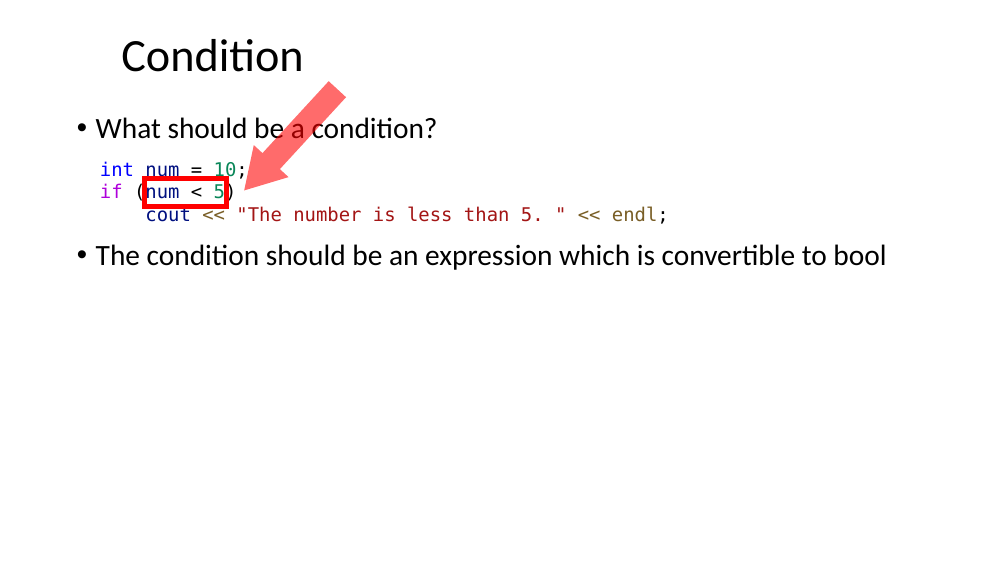
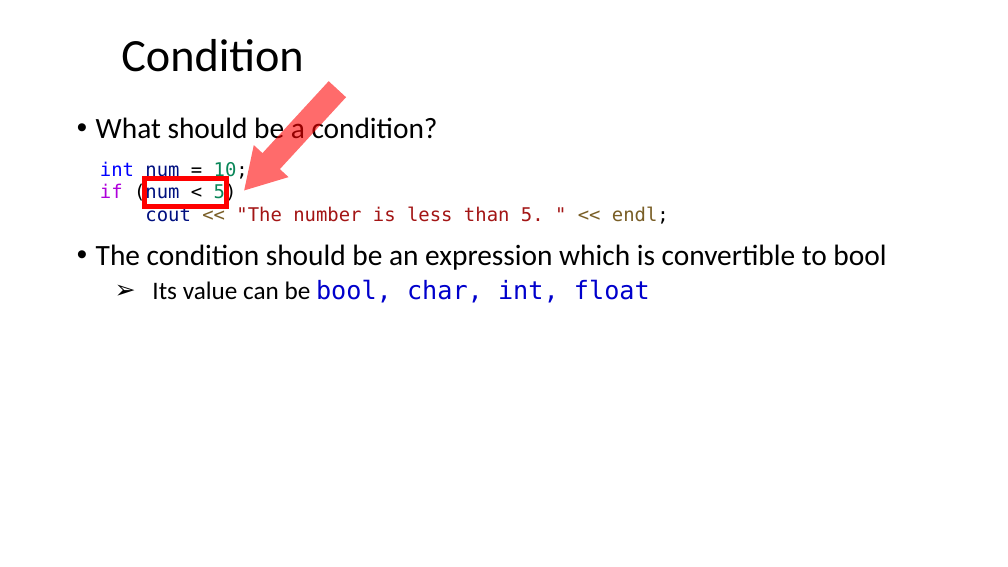
Before and after one commit to dayekuaipao/CPPLearning, a slide deck: slide 8 of week03/Lecture03.pptx. Drawn at 1008x567 pixels with LibreOffice and Linux fonts; fonts in the diff are those of the drawing; background and template pictures are left out. Boxes give left, top, right and bottom in pixels: in the first picture for what was removed or moved away, otherwise in the second. Text is boxed around its words. In the diff, an @@ line names an element or a change of style, - is before the commit and + after.

```diff
--- a/week03/Lecture03.pptx
+++ b/week03/Lecture03.pptx
@@ text at (x1=152, y1=279, x2=650, y2=303): paragraph added @@
+  ➢ Its value can be bool, char, int, float
```
Also in this commit, not shown: 3 other slides changed, 2 slides added, 2 slides removed, 2 other files.
